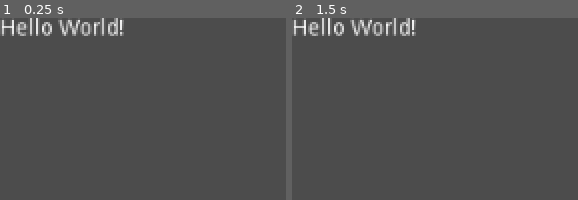
Above: before the commit, frames 1-2 (left to right).
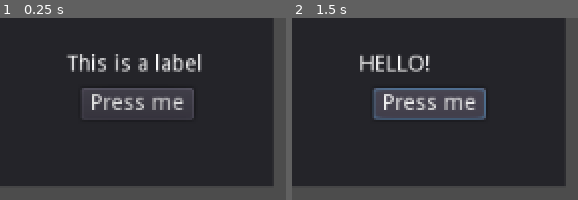
Above: after the commit, the same moments.

Repository: basithaf/godot-sample1
Game: Godot game, scene res://hello_world.tscn
Two runs of this game, one before a commit and one after it. Both use one fixed random seed, a clock stepped at 60 frames per second and the inputs below.
Inputs (mouse positions are in pixels of both pictures, inside the frame that each line leads up to):
- Up to frame 1 (0.25 s): no input
- Up to frame 2 (1.5 s): click (429, 103) at 0.5 s, where only the run after the commit has a clickable "Press me"; click (429, 103) at 1.25 s, where only the run after the commit has a clickable "Press me"

The runs differ from the first frame. In frame 1, 82% of the frame differs, in the area x 0-96%, y 0-93%; in frame 2, 83%.

Commit message:
now a hello button + label!

Diff:
--- /dev/null
+++ b/hello_world.gd
@@ -0,0 +1,7 @@
+extends Panel
+
+func _ready():
+	get_node("Button").connect("pressed", self, "_on_Button_pressed")
+
+func _on_Button_pressed():
+	get_node("Label").text = "HELLO!"
--- a/hello_world.tscn
+++ b/hello_world.tscn
@@ -1,9 +1,31 @@
-[gd_scene format=2]
+[gd_scene load_steps=2 format=2]
 
-[node name="Label" type="Label"]
-margin_right = 40.0
-margin_bottom = 14.0
-text = "Hello World!"
+[ext_resource path="res://hello_world.gd" type="Script" id=1]
+
+[node name="Panel" type="Panel"]
+margin_right = 175.0
+margin_bottom = 108.0
+script = ExtResource( 1 )
 __meta__ = {
 "_edit_use_anchors_": false
 }
+
+[node name="Label" type="Label" parent="."]
+margin_left = 42.9938
+margin_top = 23.463
+margin_right = 129.994
+margin_bottom = 41.463
+text = "This is a label"
+__meta__ = {
+"_edit_use_anchors_": false
+}
+
+[node name="Button" type="Button" parent="."]
+margin_left = 51.7574
+margin_top = 45.2929
+margin_right = 123.757
+margin_bottom = 65.2929
+text = "Press me"
+__meta__ = {
+"_edit_use_anchors_": false
+}
